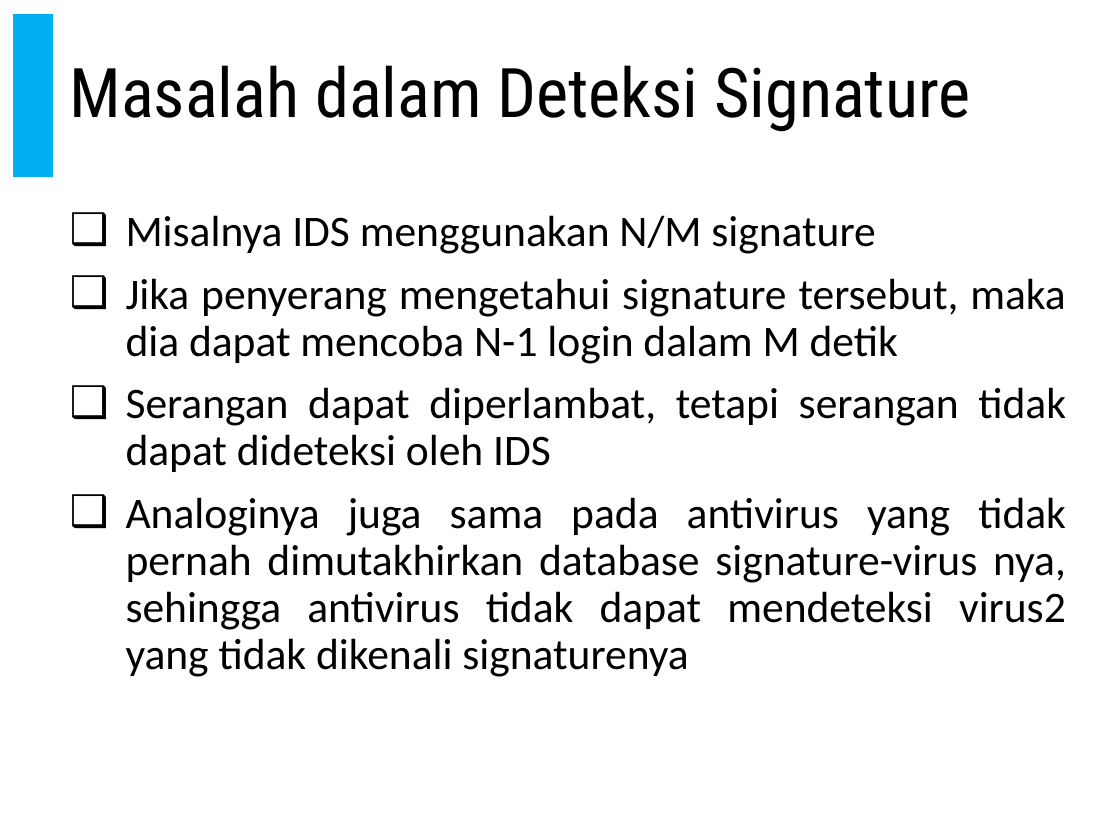
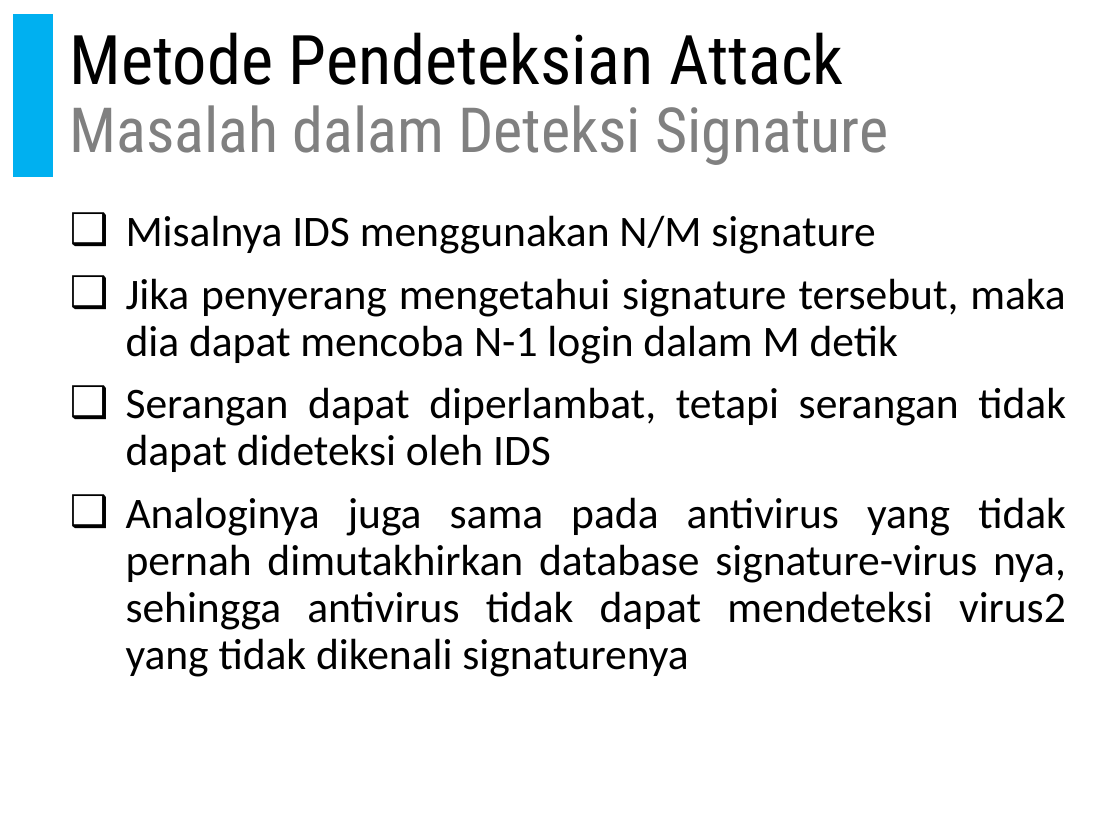
Before and after one commit to doniaft/Keamanan-Informasi, a slide deck: slide 126 of 1. Bahan Ajar/06. Keamanan Informasi - Firewall dan Intrusion Detection System.pptx (slide 121 before the commit). Drawn at 1120x840 pixels with LibreOffice and Linux fonts; fonts in the diff are those of the drawing. Boxes give left, top, right and bottom in pixels: in the first picture for what was removed or moved away, otherwise in the second. Text is boxed around its words. In the diff, an @@ line names an element or a change of style, - is before the commit and + after.

```diff
--- a/1. Bahan Ajar/06. Keamanan Informasi - Firewall dan Intrusion Detection System.pptx
+++ b/1. Bahan Ajar/06. Keamanan Informasi - Firewall dan Intrusion Detection System.pptx
@@ title at (70, 32, 888, 165): text changed; size 44 to 40 pt; text colour #000000 to #808080 @@
-Masalah dalam Deteksi Signature
+Metode Pendeteksian Attack
+Masalah dalam Deteksi Signature
```
Also in this commit, not shown: 16 other slides changed, 17 slides added.
